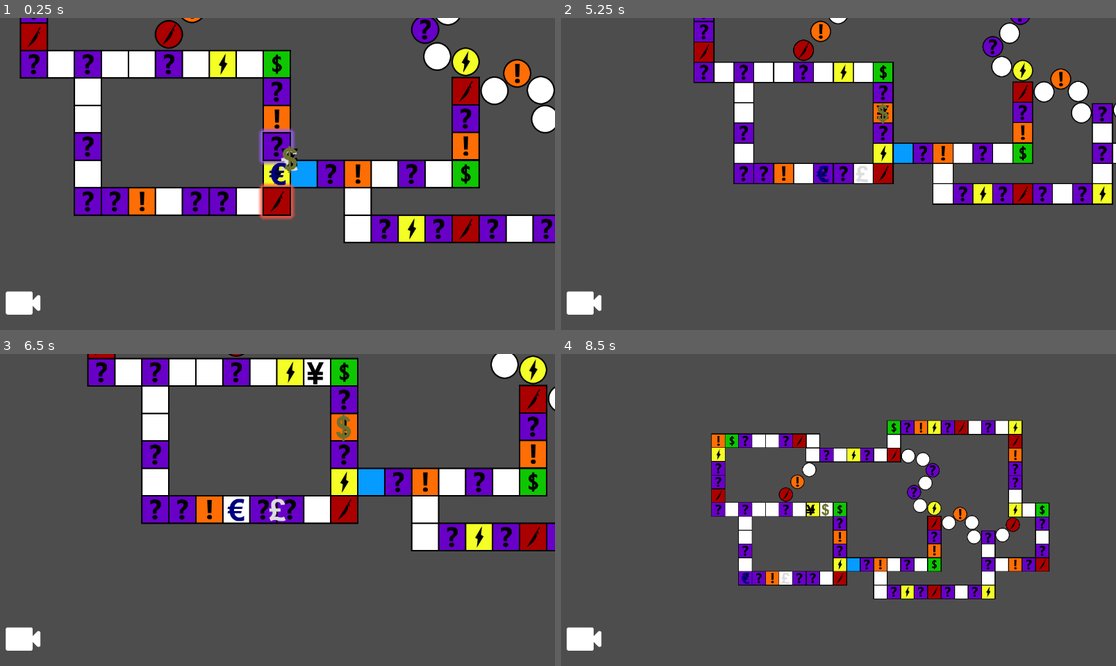
Above: before the commit, frames 1-4 (two rows, left to right).
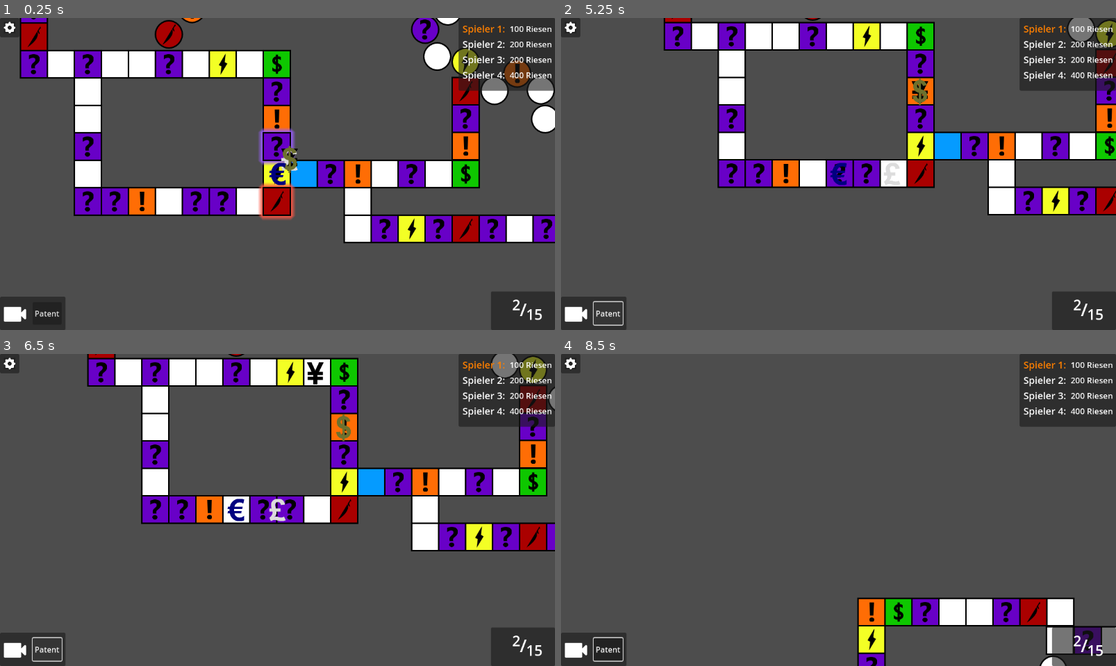
Above: after the commit, the same moments.

Repository: hfxbse/mparty
Game: Godot game, scene res://main/main.tscn
The game is run twice, just before and just after one commit, with the same random seed, the same clock (stepped at 60 frames per second) and the same inputs.
Inputs (mouse positions are in pixels of both pictures, inside the frame that each line leads up to; where the layout moved, square brackets give the same spot in the first picture):
- Up to frame 1 (0.25 s): no input
- Up to frame 2 (5.25 s): click (577, 314) [588, 305] at 0.5 s; click (610, 314) at 1.25 s, where only the run after the commit has a clickable "Patent"; click (838, 202) at 2 s; click (838, 145) at 2.75 s; click (838, 202) at 3.5 s; click (838, 145) at 4.25 s; click (610, 314) at 5 s, where only the run after the commit has a clickable "Patent"
- Up to frame 3 (6.5 s): click (49, 650) at 5.75 s, where only the run after the commit has a clickable "Patent"
- Up to frame 4 (8.5 s): move the mouse to (960, 494) at 6.52 s; hold M 6.53-7.28 s; click (960, 494) at 6.67 s; tap Enter at 7.25 s; move the mouse to (727, 525) at 7.27 s; tap P at 7.35 s; click (727, 525) at 7.42 s; move the mouse to (894, 441) at 8.02 s; hold M from 8.03 s (still down); click (894, 441) at 8.17 s

The runs differ from the first frame. In frame 1, 6.5% of the frame differs, in the area x 0-100%, y 0-100%; in frame 2, 30%; in frame 3, 6.2%; in frame 4, 23%.

Commit message:
rebase main in overlay, fixing changes

Diff:
--- a/dice/Dice.tscn
+++ b/dice/Dice.tscn
@@ -39,7 +39,7 @@
 offset_top = 122.0
 offset_right = 1044.0
 offset_bottom = 520.0
-scale = Vector2(0.966667, 0.966667)
+scale = Vector2(0.833333, 0.833333)
 pivot_offset = Vector2(336, 166)
 script = ExtResource("1_2eigy")
 
--- a/main/main.gd
+++ b/main/main.gd
@@ -7,7 +7,7 @@
 @onready var players = []
 
 @onready var main_camera = $MainCamera
-@onready var hud = $HUD
+@onready var hud = $gameOverlay
 
 
 func _init():
--- a/main/main.tscn
+++ b/main/main.tscn
@@ -1,14 +1,13 @@
-[gd_scene load_steps=5 format=3 uid="uid://cfjyx6b4461mv"]
+[gd_scene load_steps=6 format=3 uid="uid://bwbwn4wc8mnyf"]
 
 [ext_resource type="Script" path="res://main/main.gd" id="1_5mwui"]
 [ext_resource type="PackedScene" uid="uid://bcs3nvv2okhry" path="res://map/map.tscn" id="2_n57xg"]
+[ext_resource type="PackedScene" uid="uid://d03x38s8a6m8y" path="res://overlay/overlay.tscn" id="4_4fn2p"]
 [ext_resource type="Script" path="res://main/main_camera.gd" id="4_lgfck"]
-[ext_resource type="PackedScene" uid="uid://do3h71ihunhmt" path="res://overlay/hud.tscn" id="5_j2h8g"]
+[ext_resource type="Script" path="res://overlay/overlay.gd" id="6_w2w6d"]
 
 [node name="Node2" type="Node"]
 script = ExtResource("1_5mwui")
-
-[node name="HUD" parent="." instance=ExtResource("5_j2h8g")]
 
 [node name="Map" parent="." instance=ExtResource("2_n57xg")]
 z_index = -1
@@ -16,3 +15,6 @@
 
 [node name="MainCamera" type="Camera2D" parent="."]
 script = ExtResource("4_lgfck")
+
+[node name="gameOverlay" parent="." instance=ExtResource("4_4fn2p")]
+script = ExtResource("6_w2w6d")
--- a/overlay/GridContainer.gd
+++ b/overlay/GridContainer.gd
@@ -24,3 +24,7 @@
 # Called every frame. 'delta' is the elapsed time since the previous frame.
 func _process(delta):
 	pass
+
+
+func _on_menu_button_pressed():
+	pass # Replace with function body.
--- a/overlay/Rounds.gd
+++ b/overlay/Rounds.gd
@@ -6,9 +6,9 @@
 # Called when the node enters the scene tree for the first time.
 func _ready():
 	var round = "" #how to change the Text of Moneystats
-	round = "100"
+	round = "15"
 	maxRound.set_text(round)
-	roundStatus.set_text("15")
+	roundStatus.set_text("2")
 
 # Called every frame. 'delta' is the elapsed time since the previous frame.
 func _process(delta):
--- a/overlay/hud.tscn
+++ b/overlay/hud.tscn
@@ -1,24 +1,6 @@
-[gd_scene load_steps=3 format=3 uid="uid://do3h71ihunhmt"]
+[gd_scene load_steps=2 format=3 uid="uid://bbj026lvkk5iq"]
 
-[ext_resource type="Script" path="res://overlay/hud.gd" id="1_fsqm8"]
-[ext_resource type="Texture2D" uid="uid://diaxj1uviwa50" path="res://camera.png" id="2_pdxrk"]
+[sub_resource type="GDScript" id="GDScript_d14ns"]
 
 [node name="HUD" type="CanvasLayer"]
-script = ExtResource("1_fsqm8")
-
-[node name="MenuButton" type="TextureButton" parent="."]
-anchors_preset = 2
-anchor_top = 1.0
-anchor_bottom = 1.0
-offset_top = -104.0
-offset_right = 104.0
-grow_vertical = 0
-size_flags_horizontal = 0
-size_flags_vertical = 8
-texture_normal = ExtResource("2_pdxrk")
-texture_pressed = ExtResource("2_pdxrk")
-texture_hover = ExtResource("2_pdxrk")
-texture_disabled = ExtResource("2_pdxrk")
-texture_focused = ExtResource("2_pdxrk")
-
-[connection signal="pressed" from="MenuButton" to="." method="_on_menu_button_pressed"]
+script = SubResource("GDScript_d14ns")
--- a/overlay/hud.gd
+++ b/overlay/overlay.gd
@@ -1,6 +1,6 @@
 extends CanvasLayer
 
-@onready var menu_button = $MenuButton
+@onready var menu_button = $ActionMenue/MenuButton
 
 var main_camera_selected = false
 
--- a/overlay/overlay.tscn
+++ b/overlay/overlay.tscn
@@ -1,10 +1,13 @@
-[gd_scene load_steps=4 format=3 uid="uid://d03x38s8a6m8y"]
+[gd_scene load_steps=6 format=3 uid="uid://d03x38s8a6m8y"]
 
+[ext_resource type="Script" path="res://overlay/overlay.gd" id="1_ga4h3"]
 [ext_resource type="Texture2D" uid="uid://ckyo5673aivb1" path="res://pictures/white_setting_sign.png" id="1_t836x"]
+[ext_resource type="Texture2D" uid="uid://diaxj1uviwa50" path="res://camera.png" id="2_18srf"]
 [ext_resource type="Script" path="res://overlay/GridContainer.gd" id="3_a58id"]
 [ext_resource type="Script" path="res://overlay/rounds.gd" id="3_wcbr8"]
 
 [node name="gameOverlay" type="CanvasLayer"]
+script = ExtResource("1_ga4h3")
 
 [node name="Settings" type="Panel" parent="."]
 offset_right = 40.0
@@ -30,7 +33,7 @@
 popup/item_1/id = 1
 popup/item_1/disabled = true
 
-[node name="Actions" type="Panel" parent="."]
+[node name="ActionMenue" type="Panel" parent="."]
 anchors_preset = 2
 anchor_top = 1.0
 anchor_bottom = 1.0
@@ -38,7 +41,25 @@
 offset_right = 136.0
 grow_vertical = 0
 
-[node name="Button" type="Button" parent="Actions"]
+[node name="MenuButton" type="TextureButton" parent="ActionMenue"]
+layout_mode = 1
+anchors_preset = 4
+anchor_top = 0.5
+anchor_bottom = 0.5
+offset_top = -29.5
+offset_right = 96.0
+offset_bottom = 66.5
+grow_vertical = 2
+scale = Vector2(0.65, 0.65)
+size_flags_horizontal = 0
+size_flags_vertical = 8
+texture_normal = ExtResource("2_18srf")
+texture_pressed = ExtResource("2_18srf")
+texture_hover = ExtResource("2_18srf")
+texture_disabled = ExtResource("2_18srf")
+texture_focused = ExtResource("2_18srf")
+
+[node name="Button" type="Button" parent="ActionMenue"]
 layout_mode = 1
 anchors_preset = 6
 anchor_left = 1.0
@@ -146,3 +167,5 @@
 offset_right = 124.0
 offset_bottom = 71.0
 theme_override_font_sizes/font_size = 30
+
+[connection signal="pressed" from="ActionMenue/MenuButton" to="ActionMenue" method="_on_menu_button_pressed"]
Empty file added: overlay/ActionMenue.gd
Not shown: 1 places in overlay/mobile_hud.tscn that only renumber resources
